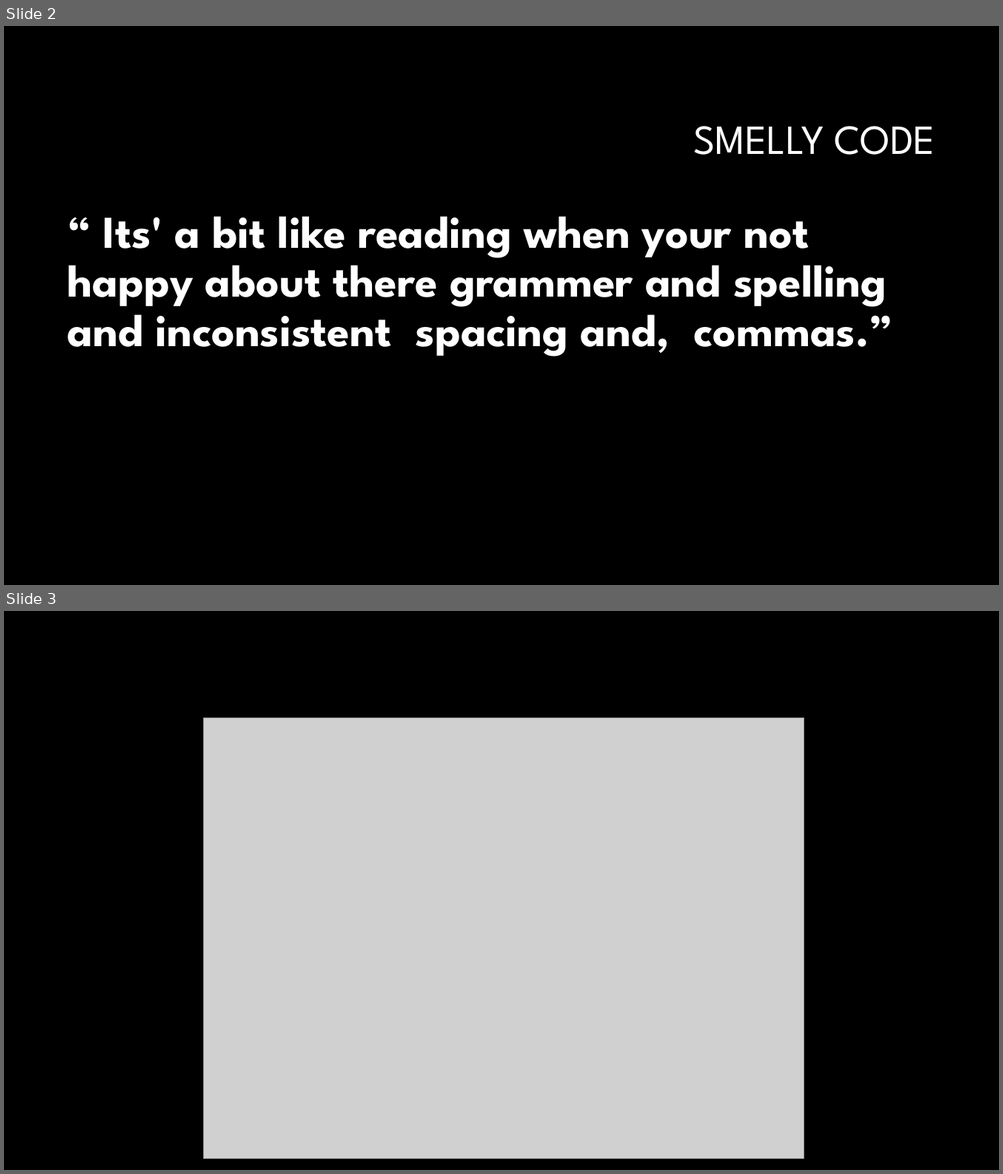
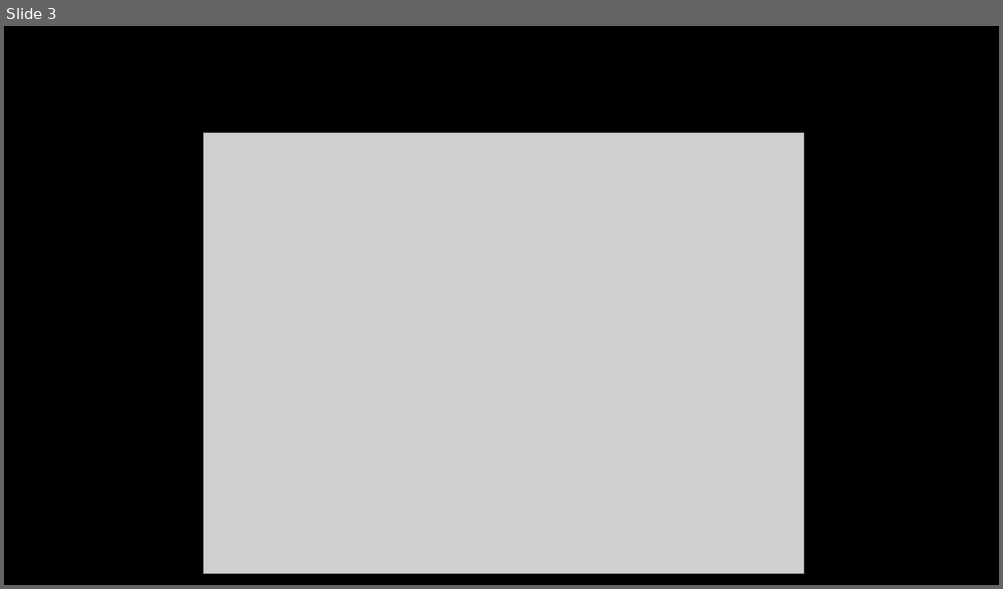
Before and after one commit to djhmateer/RefactoringBusiness, a slide deck: Documents/Refactoring.pptx. Shown one above the other, each under a label of ours: slides 2 and 3 before the commit, slide 3 after it. The pictures are 1003x1174 and 1003x589 pixels, drawn with LibreOffice and Linux fonts; fonts in the diff are those of the drawing; grey boxes stand for pictures; background and template pictures are left out. Boxes give left, top, right and bottom in pixels: in the first picture for what was removed or moved away, otherwise in the second. Text is boxed around its words. In the diff, an @@ line names an element or a change of style, - is before the commit and + after.

```diff
--- a/Documents/Refactoring.pptx
+++ b/Documents/Refactoring.pptx
@@ slide 2 removed at bbox=[4, 26, 999, 585], background #000000 @@
@@ title removed at bbox=[694, 126, 936, 155] @@
-SMELLY CODE
@@ text removed at bbox=[68, 216, 893, 357] @@
-“ Its' a bit like reading when your not happy about there grammer and spelling and inconsistent spacing and, commas.”
```
Also in this commit, not shown: 1 slide changed, 1 slide added, 1 other file.
